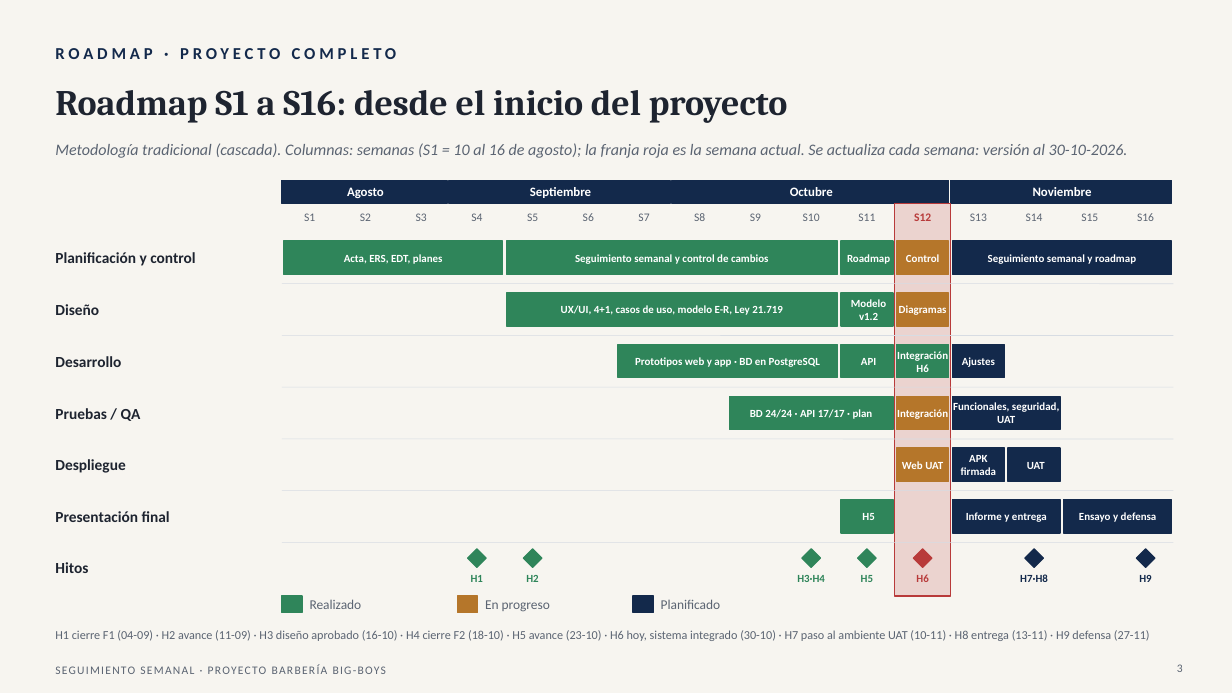
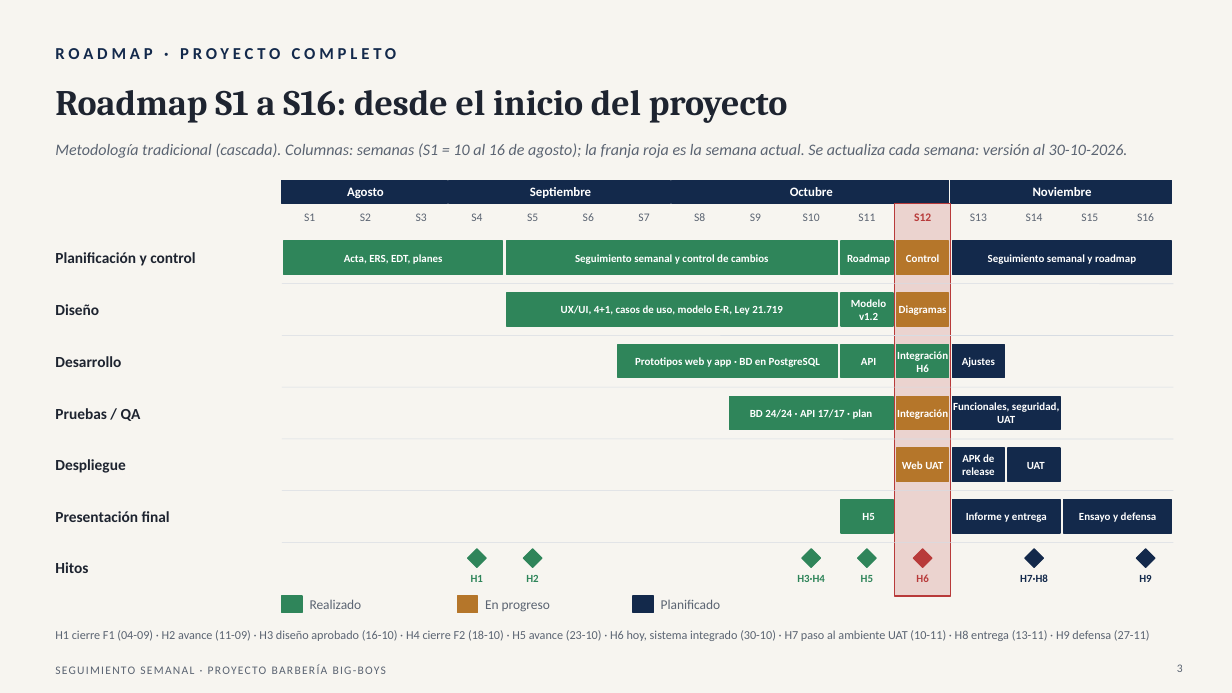
Before and after one commit to Yerko-Rosales/Proyecto_Barberia, a slide deck: slide 3 of Fase 2/Seguimiento semanal/Seguimiento_Roadmap_Proyecto_Barberia_30-10.pptx. Drawn at 1232x693 pixels with LibreOffice and Linux fonts; fonts in the diff are those of the drawing. Boxes give left, top, right and bottom in pixels: in the first picture for what was removed or moved away, otherwise in the second. Text is boxed around its words. In the diff, an @@ line names an element or a change of style, - is before the commit and + after.

Commit message:
Seguimiento al 30-10: «APK de release» en lugar de «APK firmada», diagramas en StarUML y temas abiertos actualizados

```diff
--- a/Fase 2/Seguimiento semanal/Seguimiento_Roadmap_Proyecto_Barberia_30-10.pptx
+++ b/Fase 2/Seguimiento semanal/Seguimiento_Roadmap_Proyecto_Barberia_30-10.pptx
@@ text at (962, 454, 995, 475): text changed @@
-APK firmada
+APK de release
```
Also in this commit, not shown: 6 other slides changed, 1 other file.
